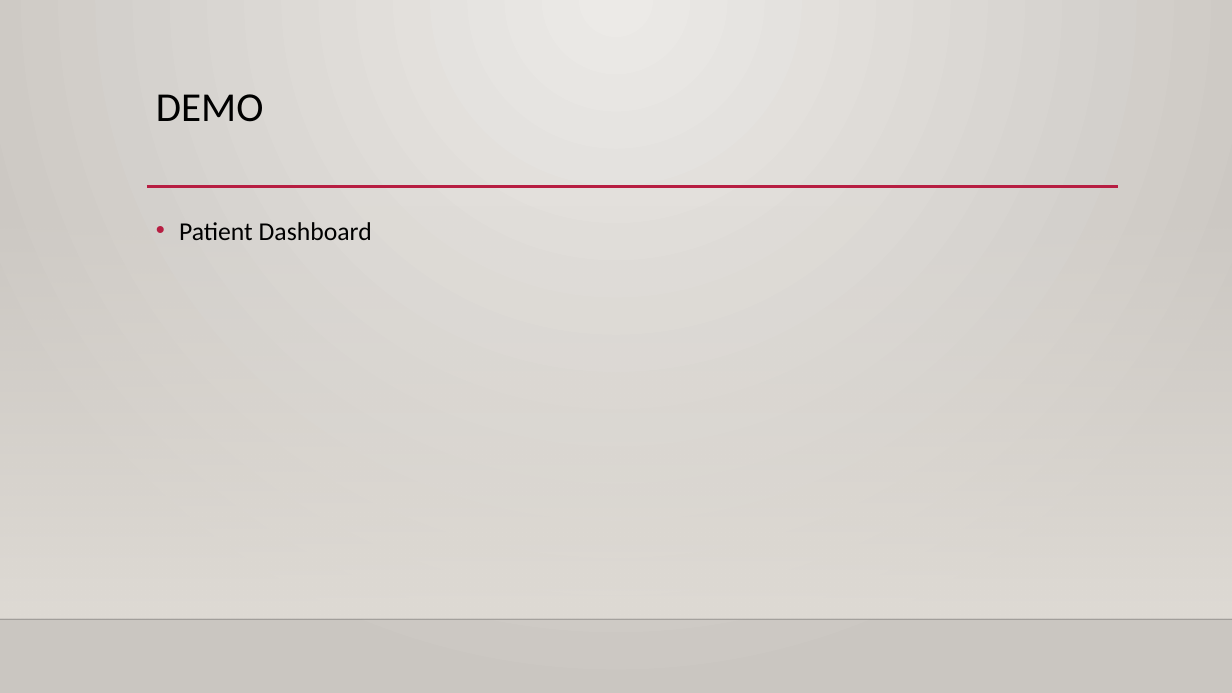
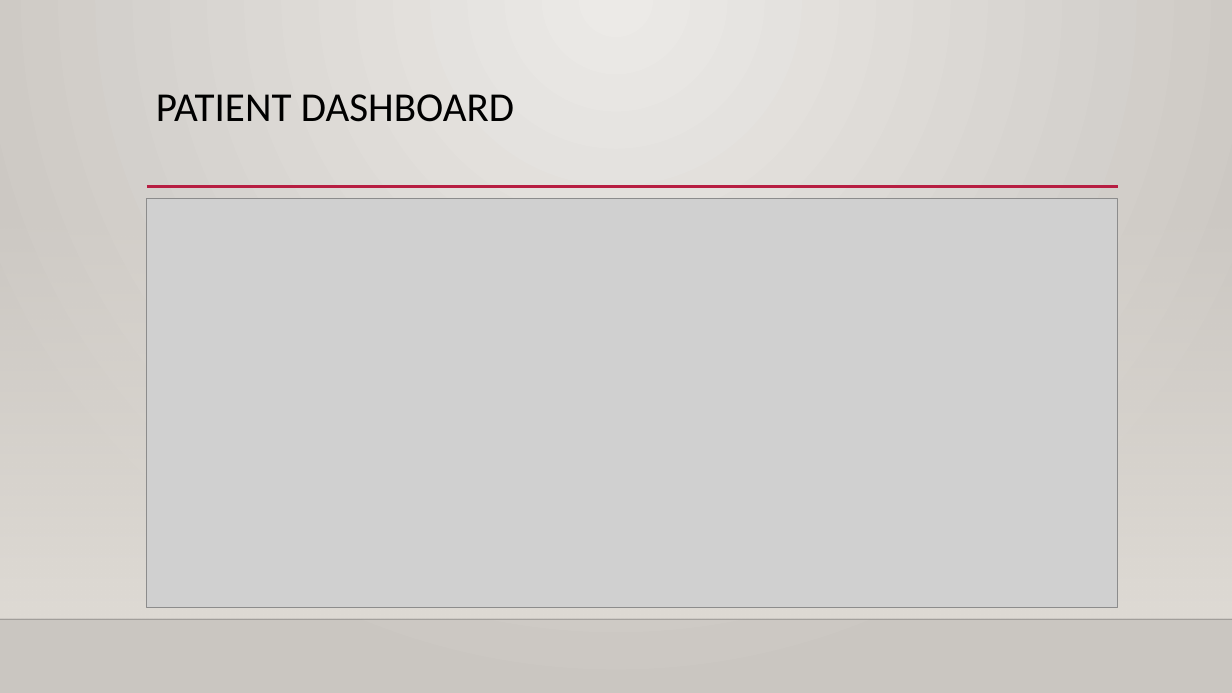
Before and after one commit to pau1ypau1/vitamin-Zang, a slide deck: slide 18 of Presentation1.pptx. Drawn at 1232x693 pixels with LibreOffice and Linux fonts; fonts in the diff are those of the drawing; grey boxes stand for pictures; background and template pictures are left out. Boxes give left, top, right and bottom in pixels: in the first picture for what was removed or moved away, otherwise in the second. Text is boxed around its words. In the diff, an @@ line names an element or a change of style, - is before the commit and + after.

```diff
--- a/Presentation1.pptx
+++ b/Presentation1.pptx
@@ title at [156, 94, 514, 122]: text changed @@
-DEMO
+PATIENT DASHBOARD
@@ picture added at [147, 199, 1117, 608] @@
@@ text removed at [179, 222, 372, 240] @@
-• Patient Dashboard
```
Also in this commit, not shown: 4 other slides changed.
